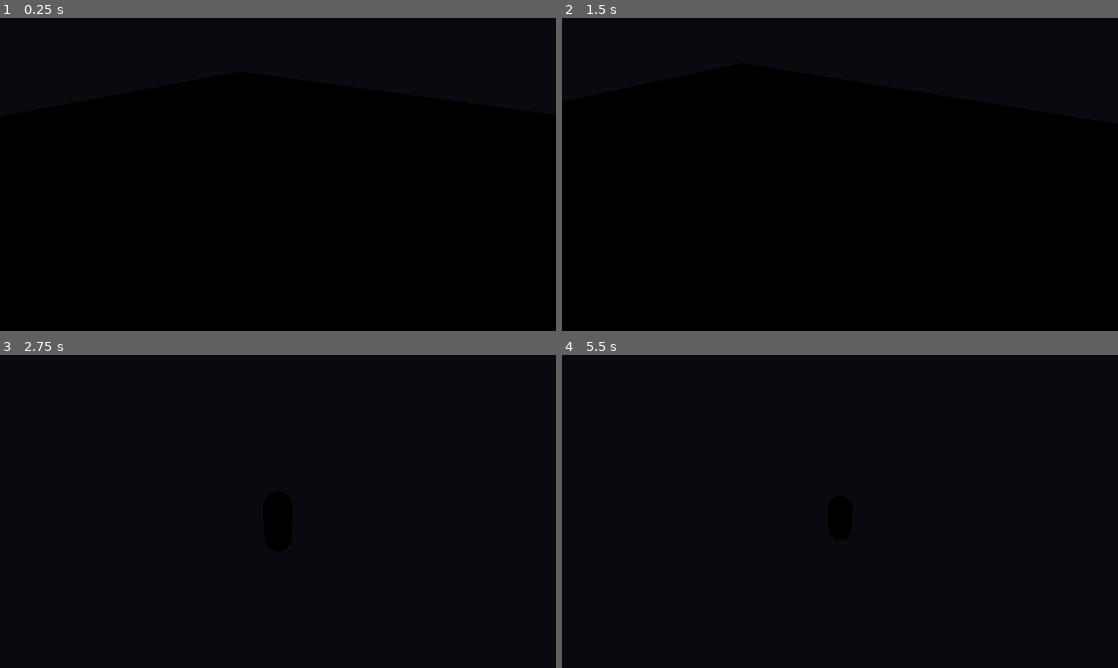
Above: before the commit, frames 1-4 (two rows, left to right).
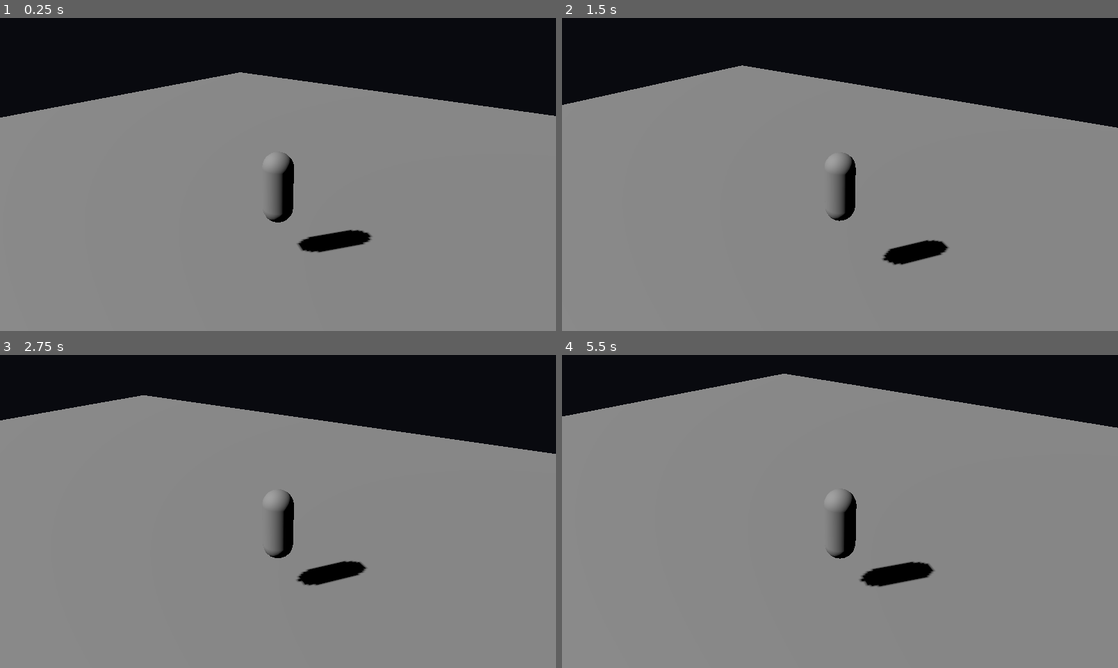
Above: after the commit, the same moments.

Repository: JOSEFRO/cultivation-universe-game
Game: Godot game, scene res://scenes/characters/humanoid_animation_prototype.tscn
The game is run twice, just before and just after one commit, with the same random seed, the same clock (stepped at 60 frames per second) and the same inputs. This scene is started directly instead of the project's main scene.
Inputs:
- Up to frame 1 (0.25 s): no input
- Up to frame 2 (1.5 s): hold D (move_right) 0.53-1.28 s; hold Shift (run) 0.53-1.28 s; tap Space (jump) at 0.77 s; hold S (move_back) from 1.28 s (still down); tap Shift (run) at 1.35 s
- Up to frame 3 (2.75 s): tap Space (jump) at 1.52 s; release S (move_back) at 2.03 s; hold D (move_right) from 2.03 s (still down); hold Shift (run) from 2.03 s (still down)
- Up to frame 4 (5.5 s): release D (move_right) at 2.78 s; release Shift (run) at 2.78 s; hold W (move_forward) 2.78-3.53 s; tap Shift (run) at 2.85, 4.35 s; tap Space (jump) at 3.02, 3.77, 4.52 s; hold Shift (run) 3.53-4.28 s; hold A (move_left) 3.53-5.03 s; hold S (move_back) from 5.03 s (still down); hold Shift (run) from 5.03 s (still down)

The runs differ from the first frame. In frame 1, 75% of the frame differs, in the area x 0-100%, y 17-100%; in frame 2, 75%; in frame 3, 78%; in frame 4, 85%, in the area x 0-100%, y 6-100%.

Commit message:
fix(game): add correct ground collision shape

Diff:
--- a/scenes/characters/humanoid_animation_prototype.tscn
+++ b/scenes/characters/humanoid_animation_prototype.tscn
@@ -16,6 +16,9 @@
 [sub_resource type="PlaneMesh" id="PlaneMesh_ground"]
 size = Vector2(40, 40)
 
+[sub_resource type="BoxShape3D" id="BoxShape_ground"]
+size = Vector3(40, 0.2, 40)
+
 [node name="HumanoidAnimationPrototype" type="Node3D"]
 
 [node name="Ground" type="StaticBody3D" parent="."]
@@ -24,9 +27,8 @@
 mesh = SubResource("PlaneMesh_ground")
 
 [node name="GroundCollision" type="CollisionShape3D" parent="Ground"]
-shape = SubResource("CapsuleShape_player")
-position = Vector3(0, -0.95, 0)
-# La colisión del suelo se sustituye por un plano delgado en la escena final.
+shape = SubResource("BoxShape_ground")
+position = Vector3(0, -0.1, 0)
 
 [node name="DirectionalLight3D" type="DirectionalLight3D" parent="."]
 rotation = Vector3(-0.8, -0.6, 0)
Not shown: 1 places in scenes/characters/humanoid_animation_prototype.tscn that only renumber resources
